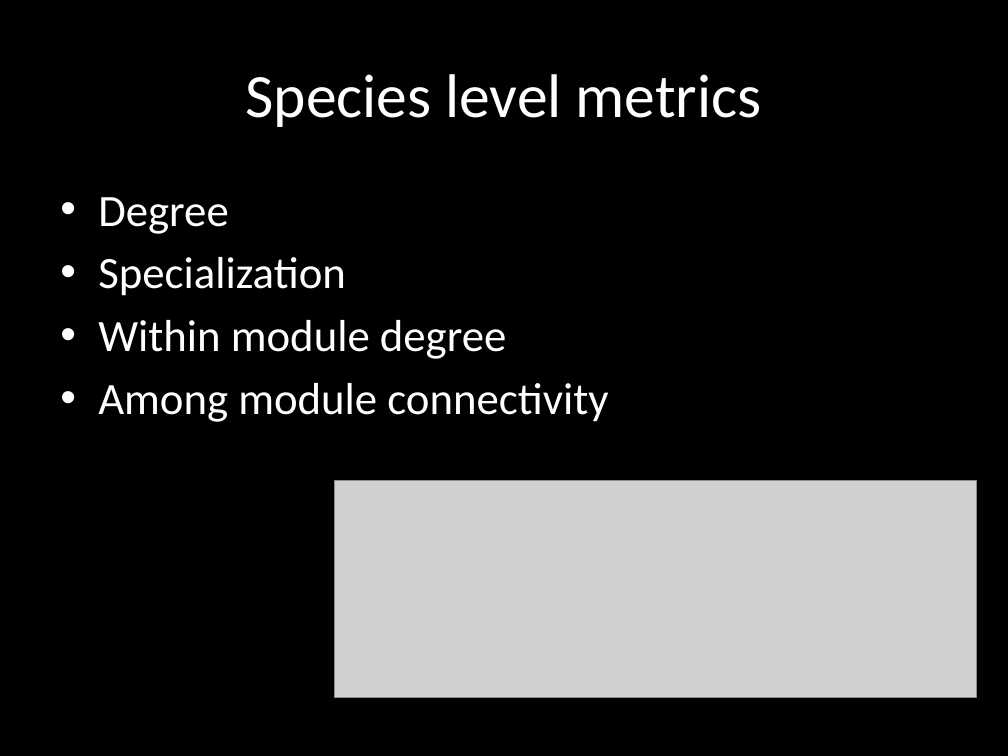
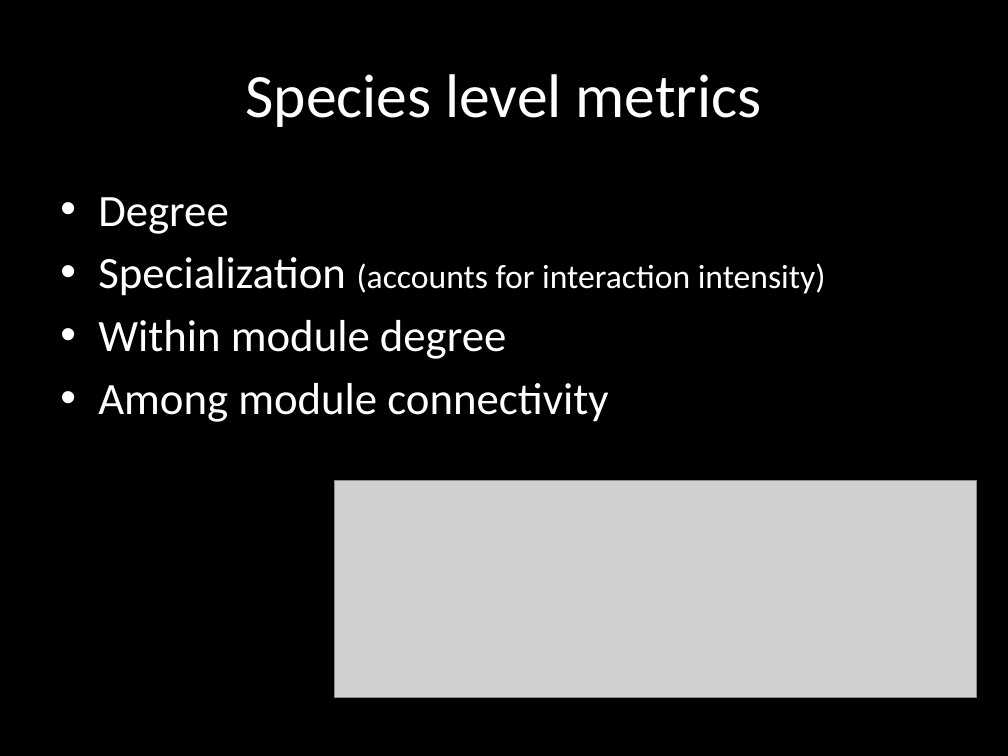
Before and after one commit to sckott/talks, a slide deck: slide 9 of canpolintalk/scott.pptx. Drawn at 1008x756 pixels with LibreOffice and Linux fonts; fonts in the diff are those of the drawing; grey boxes stand for pictures. Boxes give left, top, right and bottom in pixels: in the first picture for what was removed or moved away, otherwise in the second. Text is boxed around its words. In the diff, an @@ line names an element or a change of style, - is before the commit and + after.

```diff
--- a/canpolintalk/scott.pptx
+++ b/canpolintalk/scott.pptx
@@ text at [98, 257, 826, 296]: text changed; size 32 to 24 pt @@
-• Specialization
+• Specialization (accounts for interaction intensity)
```
Also in this commit, not shown: 8 other slides changed, 1 slide added, 1 slide removed, 26 other files.
